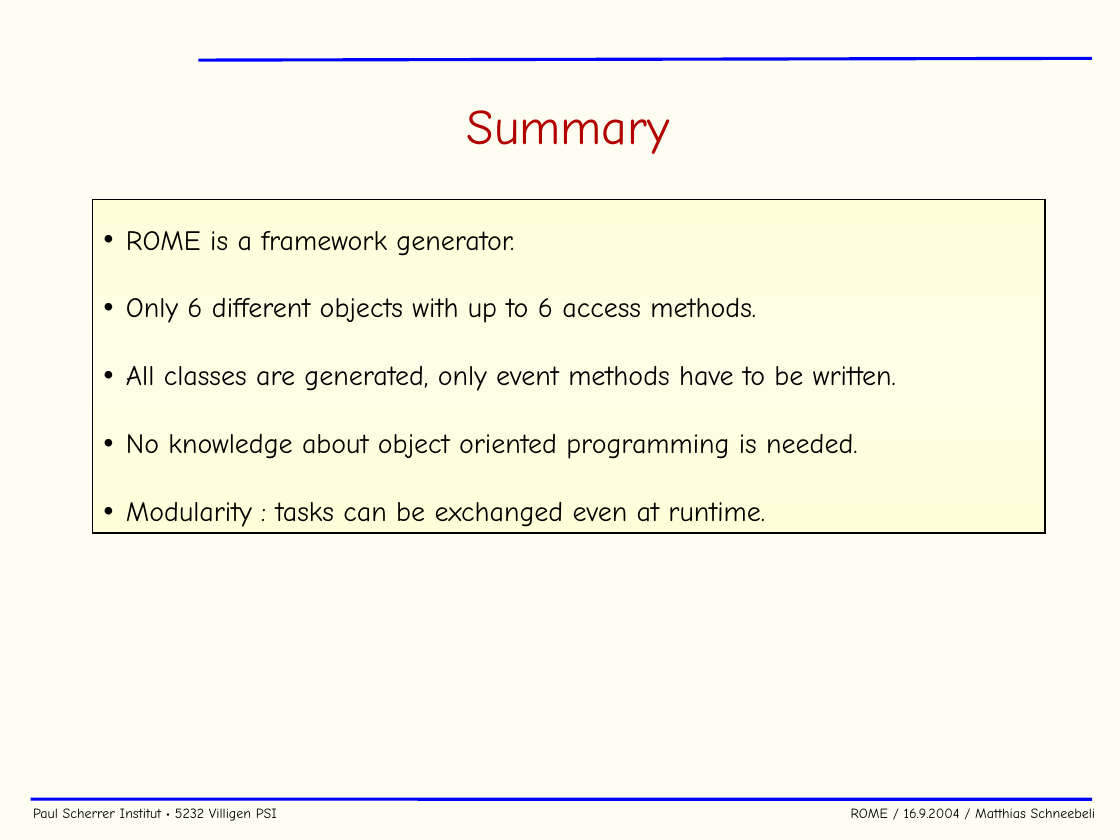
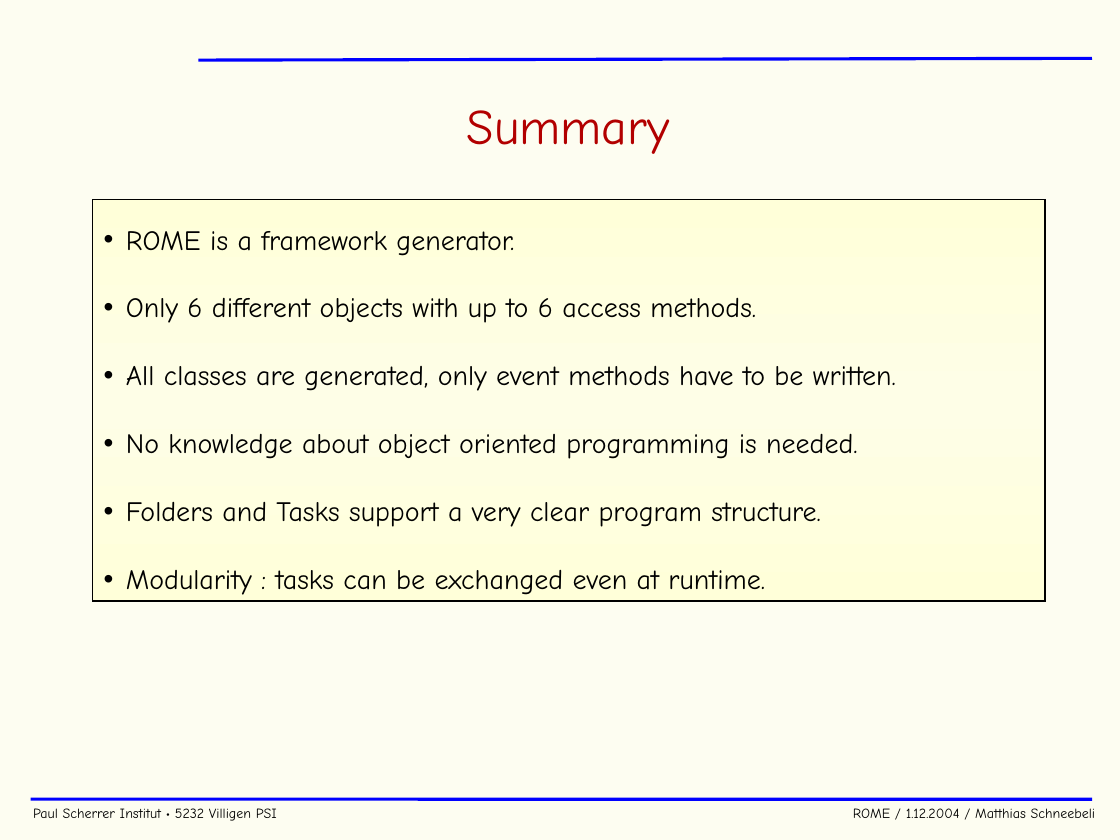
Before and after one commit to cjpl/rome, a slide deck: slide 23 of documentation/ROME.ppt (slide 24 before the commit). Drawn at 1120x840 pixels with LibreOffice and Linux fonts; fonts in the diff are those of the drawing; background and template pictures are left out. Boxes give left, top, right and bottom in pixels: in the first picture for what was removed or moved away, otherwise in the second. Text is boxed around its words. In the diff, an @@ line names an element or a change of style, - is before the commit and + after.

```diff
--- a/documentation/ROME.ppt
+++ b/documentation/ROME.ppt
@@ rectangle "ROME is a framework generator.": place and size @@
-rectangle "ROME is a framework generator." at (93,199,1046,533)
+rectangle "ROME is a framework generator." at (93,199,1046,600)
@@ text in rectangle at (126,502,821,527): paragraph added @@
+• Folders and Tasks support a very clear program structure.
@@ text at (33,808,1096,821): text changed @@
-Paul Scherrer Institut • 5232 Villigen PSI ROME / 16.9.2004 / Matthias Schneebeli
+Paul Scherrer Institut • 5232 Villigen PSI ROME / 1.12.2004 / Matthias Schneebeli
```
Also in this commit, not shown: 40 other slides changed, 1 slide added, 1 slide removed.
